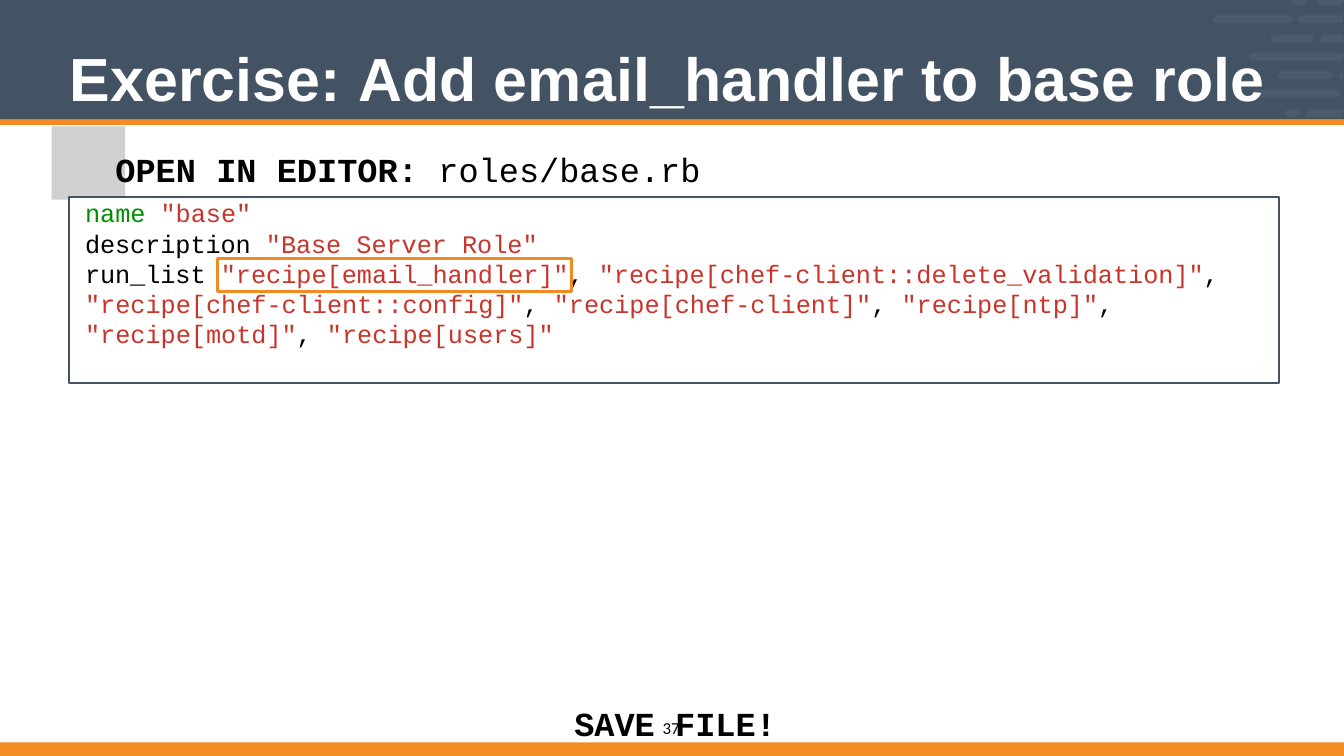
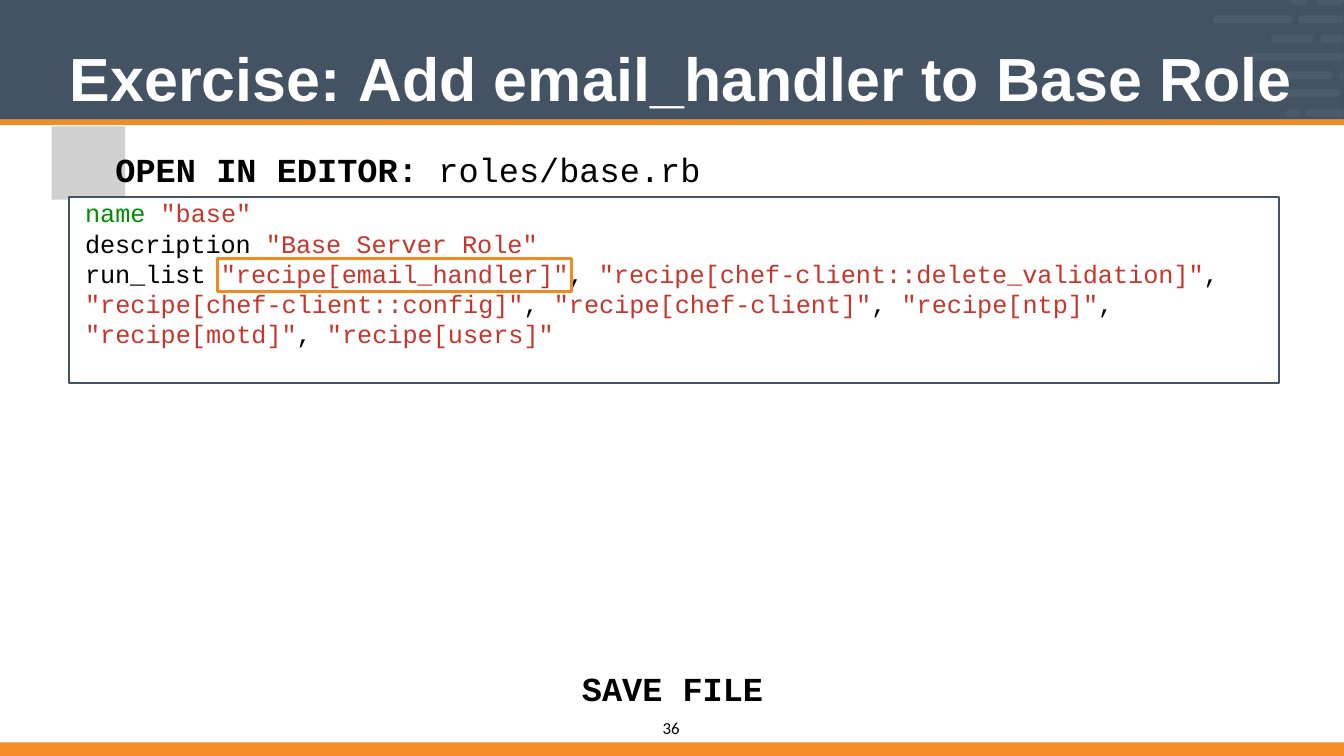
Before and after one commit to vinyar/chef-intermediate, a slide deck: slide 36 of Modules/08-Chef_Intermediate.pptx (slide 37 before the commit). Drawn at 1344x756 pixels with LibreOffice and Linux fonts; fonts in the diff are those of the drawing; grey boxes stand for pictures. Boxes give left, top, right and bottom in pixels: in the first picture for what was removed or moved away, otherwise in the second. Text is boxed around its words. In the diff, an @@ line names an element or a change of style, - is before the commit and + after.

```diff
--- a/Modules/08-Chef_Intermediate.pptx
+++ b/Modules/08-Chef_Intermediate.pptx
@@ title at <box>69,57,1291,109</box>: text changed @@
-Exercise: Add email_handler to base role
+Exercise: Add email_handler to Base Role
@@ text at <box>582,678,764,702</box>: text changed @@
-SAVE
+SAVE FILE
@@ text removed at <box>675,714,776,745</box> @@
-FILE!
@@ page number at <box>663,722,680,734</box>: text changed @@
-37
+36
```
Also in this commit, not shown: 29 other slides changed, 1 slide removed.
